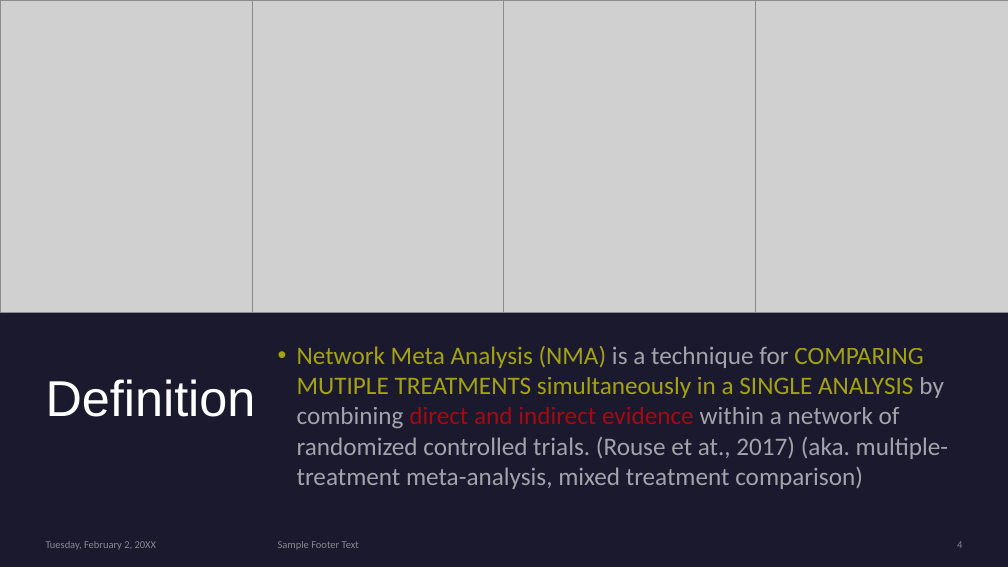
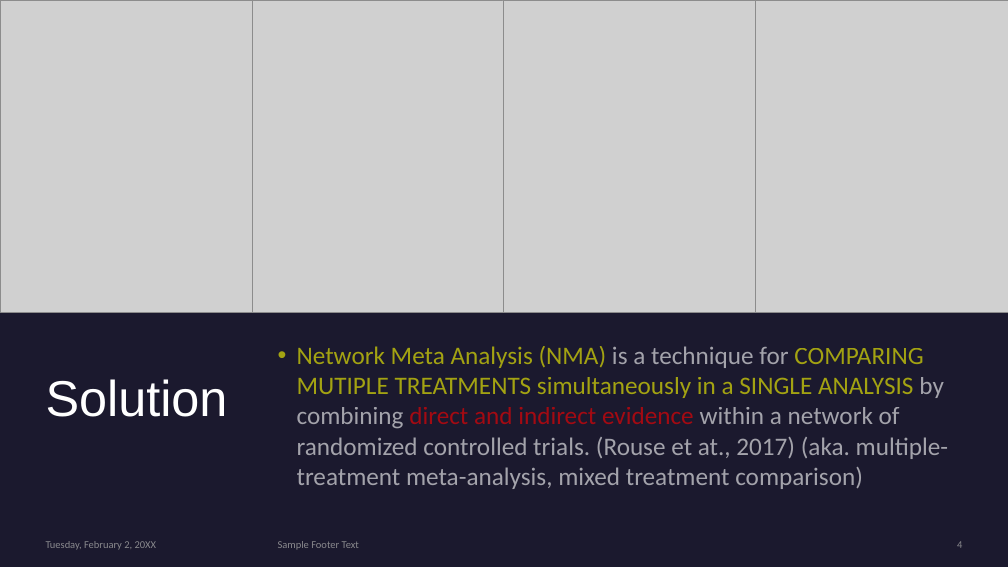
Before and after one commit to psyen0824/NMA, a slide deck: slide 4 of NMA_01Mar2024.pptx. Drawn at 1008x567 pixels with LibreOffice and Linux fonts; fonts in the diff are those of the drawing; grey boxes stand for pictures. Boxes give left, top, right and bottom in pixels: in the first picture for what was removed or moved away, otherwise in the second. Text is boxed around its words. In the diff, an @@ line names an element or a change of style, - is before the commit and + after.

```diff
--- a/NMA_01Mar2024.pptx
+++ b/NMA_01Mar2024.pptx
@@ title at (46, 379, 228, 417): text changed @@
-Definition
+Solution
```
Also in this commit, not shown: 4 other slides changed, 3 slides removed, 4 other files.
